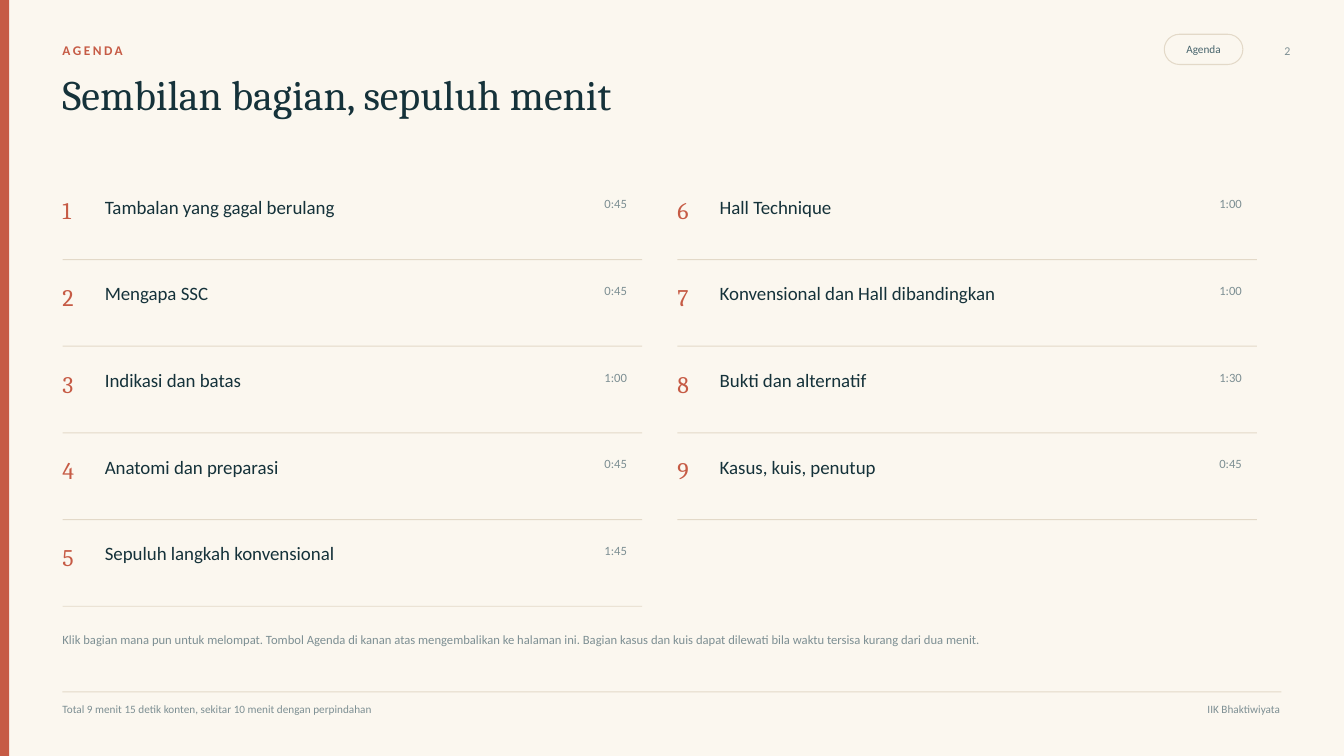
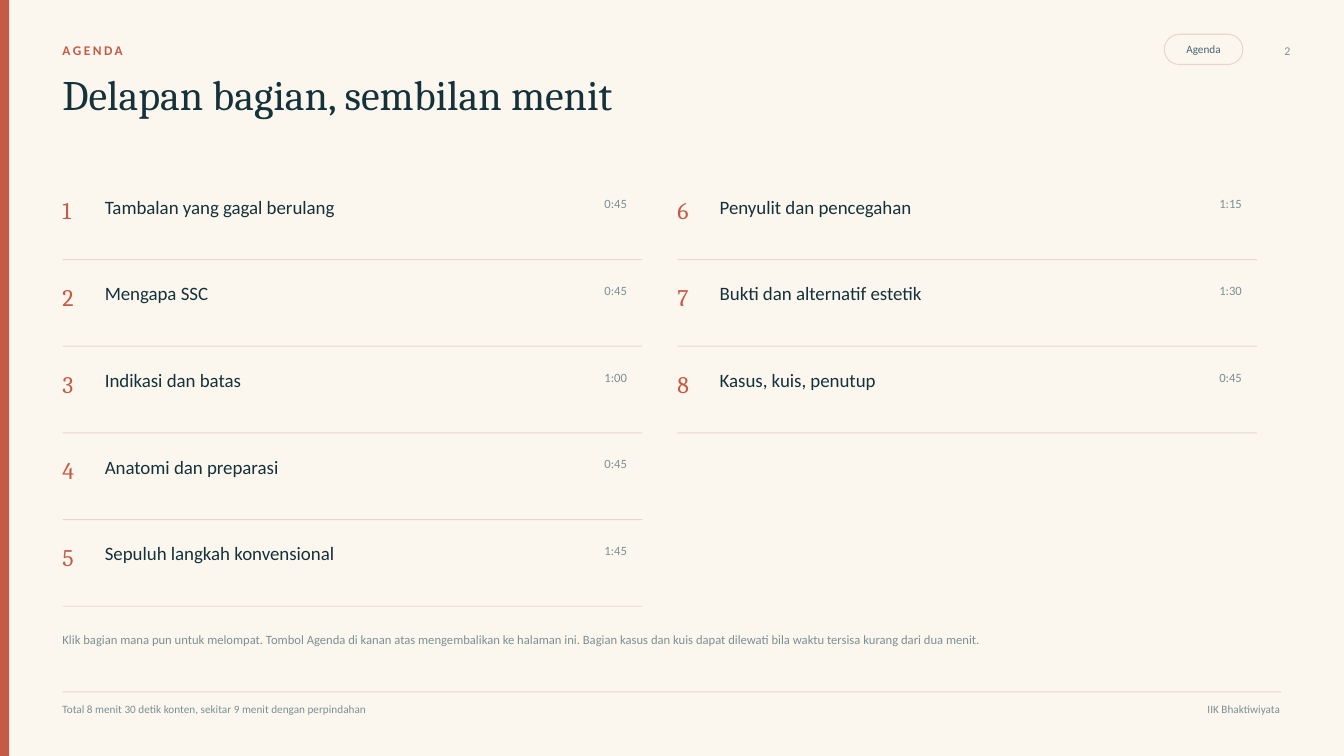
Before and after one commit to maskchanel14-source/agents, a slide deck: slide 2 of deliverables/ssc-pedodonsia/ssc-pedodonsia.pptx. Drawn at 1344x756 pixels with LibreOffice and Linux fonts; fonts in the diff are those of the drawing. Boxes give left, top, right and bottom in pixels: in the first picture for what was removed or moved away, otherwise in the second. Text is boxed around its words. In the diff, an @@ line names an element or a change of style, - is before the commit and + after.

Commit message:
Fokus ke SSC: hapus bagian Hall dan slide perbandingan, deck jadi 16 slide, alur keputusan, bukti, kasus, kuis, dan lampiran disesuaikan

```diff
--- a/deliverables/ssc-pedodonsia/ssc-pedodonsia.pptx
+++ b/deliverables/ssc-pedodonsia/ssc-pedodonsia.pptx
@@ text at (62, 81, 612, 120): text changed @@
-Sembilan bagian, sepuluh menit
+Delapan bagian, sembilan menit
@@ text at (720, 201, 912, 218): text changed @@
-Hall Technique
+Penyulit dan pencegahan
@@ text at (1219, 200, 1242, 208): text changed @@
-1:00
+1:15
@@ text at (720, 287, 922, 300): text changed @@
-Konvensional dan Hall dibandingkan
+Bukti dan alternatif estetik
@@ text at (1219, 287, 1242, 295): text changed @@
-1:00
+1:30
@@ text "Kasus, kuis, penutup": place and size @@
-text "Kasus, kuis, penutup" at (720, 461, 875, 477)
+text "Kasus, kuis, penutup" at (720, 374, 875, 390)
@@ text removed at (720, 374, 866, 387) @@
-Bukti dan alternatif
@@ text "0:45": place and size @@
-text "0:45" at (1219, 460, 1242, 468)
+text "0:45" at (1219, 374, 1242, 382)
@@ text removed at (1219, 374, 1242, 382) @@
-1:30
@@ text removed at (677, 463, 688, 479) @@
-9
@@ rectangle removed at (678, 519, 1257, 520) @@
@@ text at (62, 705, 366, 715): text changed @@
-Total 9 menit 15 detik konten, sekitar 10 menit dengan perpindahan
+Total 8 menit 30 detik konten, sekitar 9 menit dengan perpindahan
```
Also in this commit, not shown: 12 other slides changed, 1 slide added, 3 slides removed, 6 other files.
